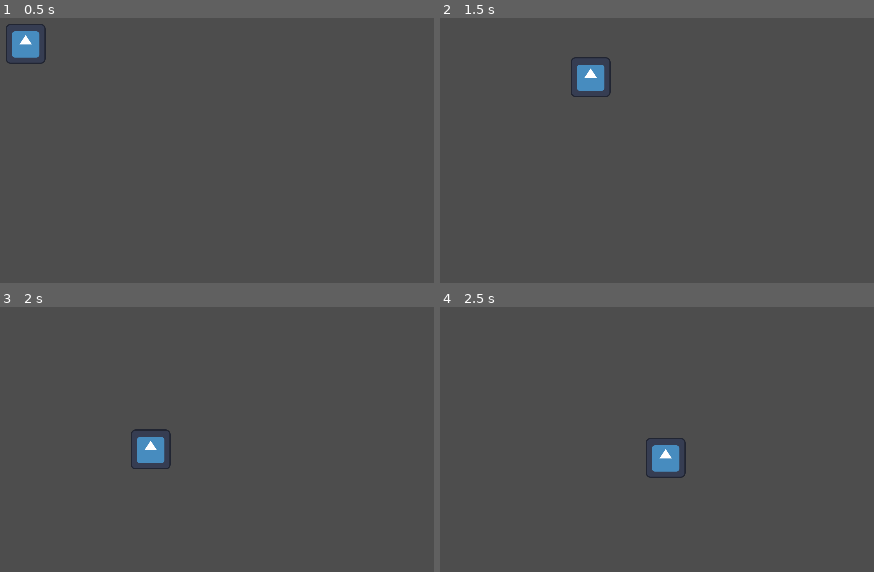
Above: before the commit, frames 1-4 (two rows, left to right).
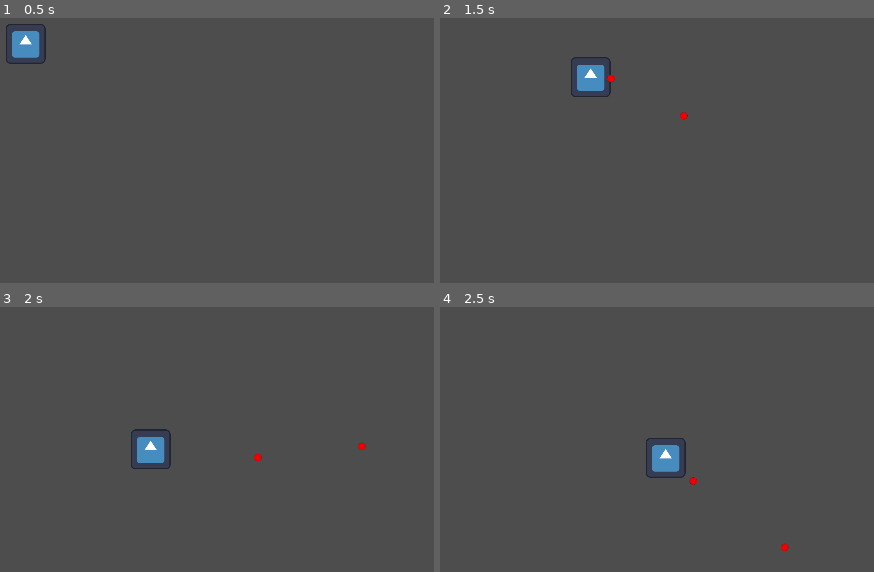
Above: after the commit, the same moments.

Repository: jordantheblob/Bitter-Sails-Game-Jam
Game: Godot game, scene res://main.tscn
Same seed, same stepped clock (60 frames per second), same inputs: the game is played once before the commit and once after it. The engine's default icon, where the game draws it, is replaced by a stand-in: a white triangle on a blue panel in a dark square.
Inputs (mouse positions are in pixels of both pictures, inside the frame that each line leads up to):
- Up to frame 1 (0.5 s): no input
- Up to frame 2 (1.5 s): tap Enter at 0.5 s; move the mouse to (648, 36) at 0.52 s; hold Right (ui_right) 0.53-1.28 s; click (648, 36) at 0.6 s; move the mouse to (outside the picture) at 1.27 s; hold Down (ui_down) from 1.28 s (still down); click (outside the picture) at 1.35 s
- Up to frame 3 (2 s): keep holding Down (ui_down)
- Up to frame 4 (2.5 s): move the mouse to (outside the picture) at 2.02 s; release Down (ui_down) at 2.03 s; hold Right (ui_right) from 2.03 s (still down); click (outside the picture) at 2.1 s

Frame 1 is identical in both runs. In frame 2, less than 0.1% of the frame differs, in the area x 38-58%, y 21-39%; in frame 3, less than 0.1%, in the area x 58-85%, y 51-59%; in frame 4, less than 0.1%.

Commit message:
LMB now fires bullet from player position. bug: bullet does not move in mouse direction

Diff:
--- a/bullet.gd
+++ b/bullet.gd
@@ -4,10 +4,16 @@
 
 # Called when the node enters the scene tree for the first time.
 func _ready():
+	look_at(get_global_mouse_position())
 	var mouse_position = get_global_mouse_position()
 	var direction = mouse_position - position
 	_angle = direction.angle()
 
-func _process(delta):
+func _process(_delta):
 	position.x += cos(_angle)*_speed
 	position.y += sin(_angle)*_speed
+
+
+func _on_screen_exited():
+	get_parent().remove_child(self)
+	self.queue_free()
--- a/bullet.tscn
+++ b/bullet.tscn
@@ -7,7 +7,6 @@
 height = 20.0
 
 [node name="Bullet" type="Node2D"]
-position = Vector2(500, 250)
 script = ExtResource("1_mw4ea")
 metadata/_edit_group_ = true
 
@@ -19,3 +18,7 @@
 [node name="Sprite2D" type="Sprite2D" parent="Area2D"]
 scale = Vector2(0.05, 0.05)
 texture = ExtResource("1_a71k3")
+
+[node name="screen notifier" type="VisibleOnScreenEnabler2D" parent="."]
+
+[connection signal="screen_exited" from="screen notifier" to="." method="_on_screen_exited"]
--- /dev/null
+++ b/main.gd
@@ -0,0 +1,16 @@
+extends Node2D
+
+
+func _ready():
+	pass
+
+
+func _process(_delta):
+	if Input.is_action_just_pressed('attack'):
+		print_debug('attack')
+
+
+func _on_player_shoot(bullet, location):
+	var spawned_bullet = bullet.instantiate()
+	add_child(spawned_bullet)
+	spawned_bullet.position = location
--- a/main.tscn
+++ b/main.tscn
@@ -1,8 +1,12 @@
-[gd_scene load_steps=2 format=3 uid="uid://c1630jflee62y"]
+[gd_scene load_steps=3 format=3 uid="uid://c1630jflee62y"]
 
 [ext_resource type="PackedScene" uid="uid://bcrnkni1tuqqp" path="res://player.tscn" id="1_jjnwy"]
+[ext_resource type="Script" path="res://main.gd" id="1_so165"]
 
 [node name="Node2D" type="Node2D"]
+script = ExtResource("1_so165")
 
-[node name="CharacterBody2D" parent="." instance=ExtResource("1_jjnwy")]
+[node name="player" parent="." instance=ExtResource("1_jjnwy")]
 position = Vector2(940, 506)
+
+[connection signal="shoot" from="player" to="." method="_on_player_shoot"]
--- a/player.gd
+++ b/player.gd
@@ -1,11 +1,17 @@
 extends CharacterBody2D
 
-
+var bullet_instance = preload("res://bullet.tscn")
 const speed = 400.0
 
+signal shoot(bullet, location)
 
 func _physics_process(_delta):
 	var direction = Input.get_vector('ui_left', 'ui_right', 'ui_up', 'ui_down')
 	velocity = direction * speed
 
 	move_and_slide()
+
+func _process(_delta):
+	if Input.is_action_just_pressed("attack"):
+		shoot.emit(bullet_instance, position)
+	pass
--- a/project.godot
+++ b/project.godot
@@ -11,6 +11,7 @@
 [application]
 
 config/name="Bitter Sails Game Jam"
+config/tags=PackedStringArray("game_jam_entry")
 run/main_scene="res://main.tscn"
 config/features=PackedStringArray("4.2", "GL Compatibility")
 config/icon="res://icon.svg"
@@ -32,6 +33,14 @@
 
 enabled=PackedStringArray("res://addons/script-ide/plugin.cfg")
 
+[input]
+
+attack={
+"deadzone": 0.5,
+"events": [Object(InputEventMouseButton,"resource_local_to_scene":false,"resource_name":"","device":-1,"window_id":0,"alt_pressed":false,"shift_pressed":false,"ctrl_pressed":false,"meta_pressed":false,"button_mask":1,"position":Vector2(232, 5),"global_position":Vector2(235, 37),"factor":1.0,"button_index":1,"canceled":false,"pressed":true,"double_click":false,"script":null)
+]
+}
+
 [rendering]
 
 renderer/rendering_method="gl_compatibility"
